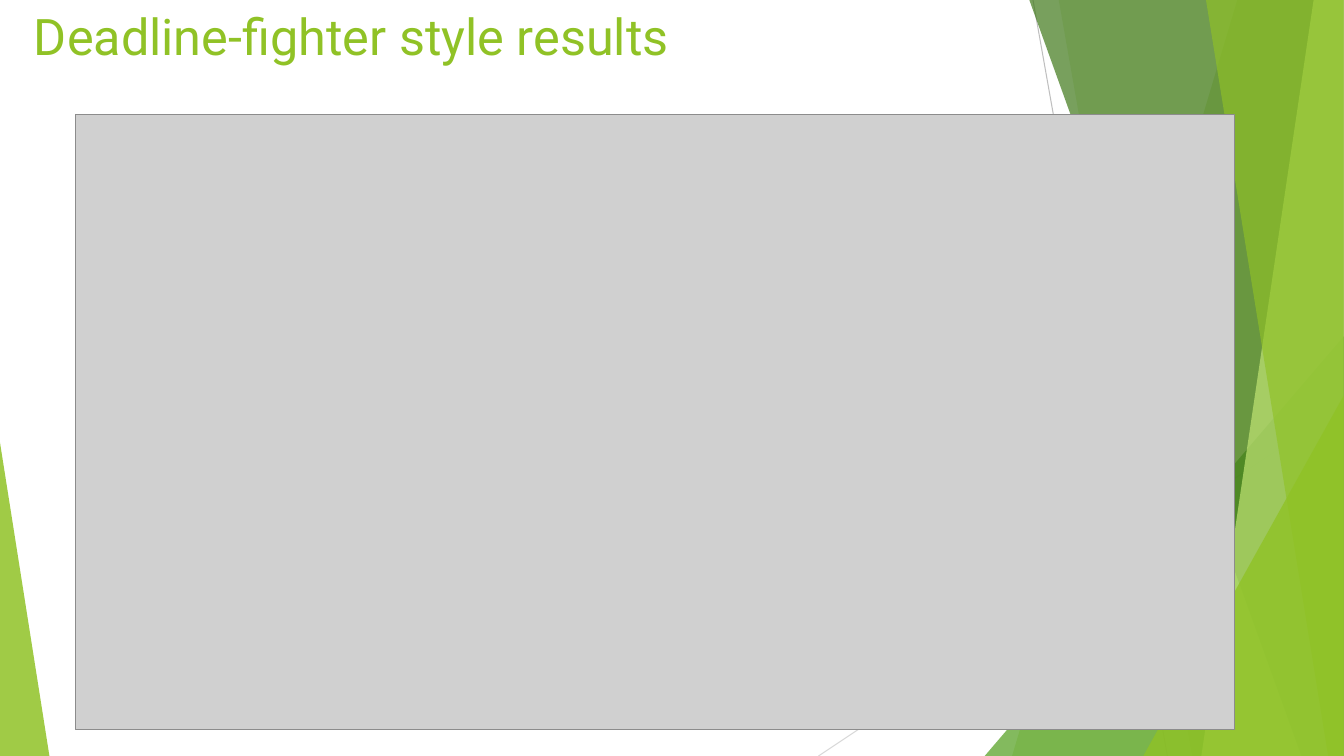
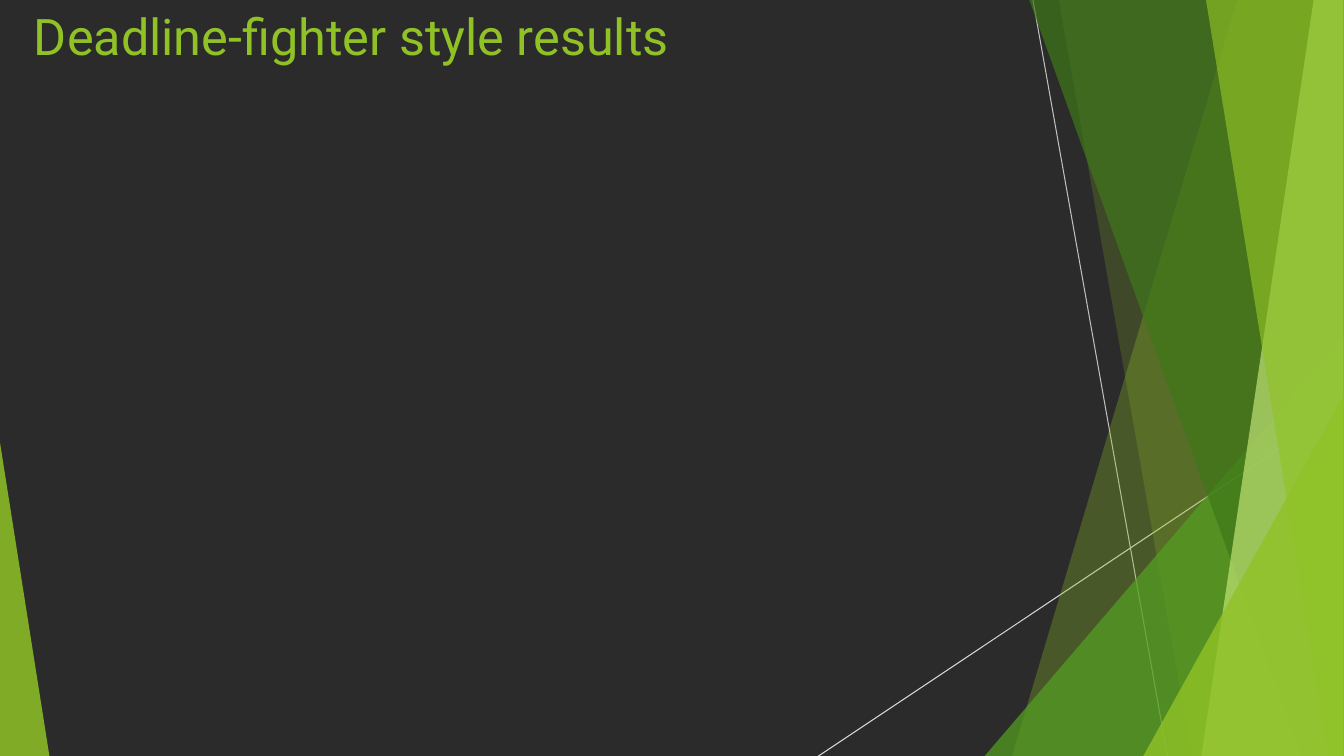
Before and after one commit to jackyman1997/pokemon, a slide deck: slide 11 of draft.pptx. Drawn at 1344x756 pixels with LibreOffice and Linux fonts; fonts in the diff are those of the drawing; grey boxes stand for pictures; background and template pictures are left out; a plain dark background stands for a picture behind light text. Boxes give left, top, right and bottom in pixels: in the first picture for what was removed or moved away, otherwise in the second. Text is boxed around its words. In the diff, an @@ line names an element or a change of style, - is before the commit and + after.

Commit message:
edit ppt

```diff
--- a/draft.pptx
+++ b/draft.pptx
@@ background #FFFFFF to picture (left out) @@
@@ picture removed at (x1=76, y1=115, x2=1235, y2=730) @@
```
Also in this commit, not shown: 1 other slide changed.
